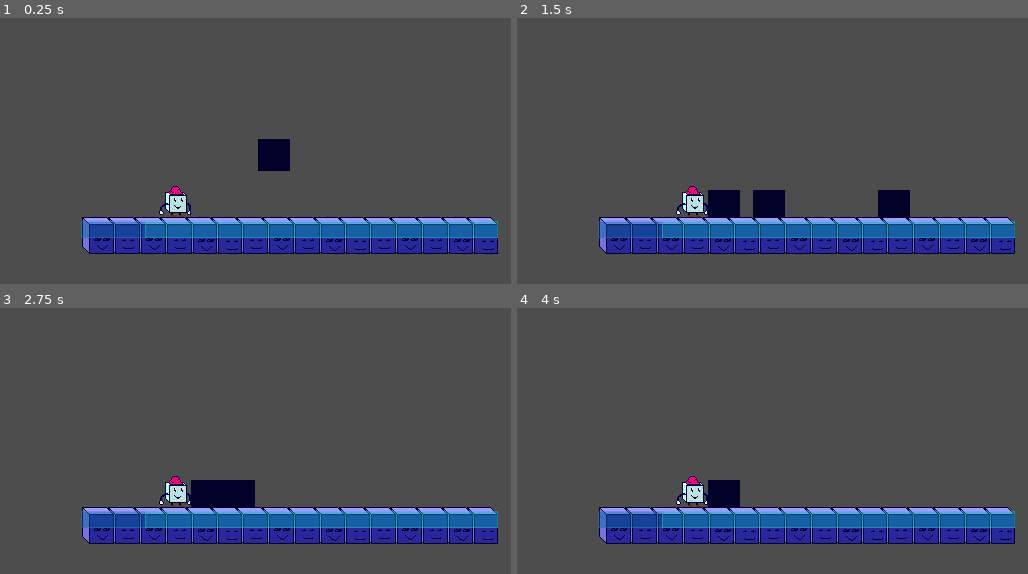
Above: before the commit, frames 1-4 (two rows, left to right).
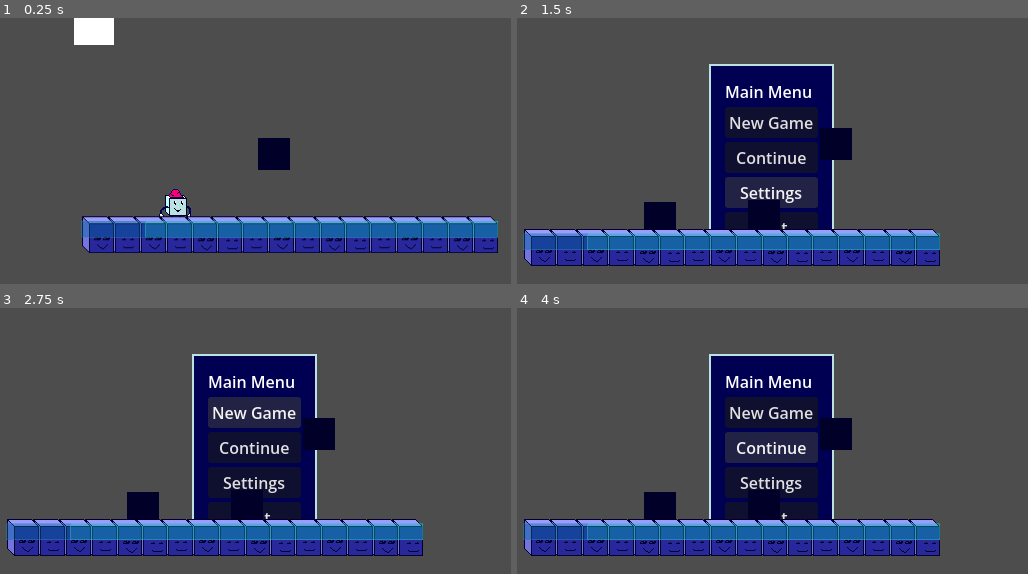
Above: after the commit, the same moments.

Repository: Doomn00b/Kewb
Game: Godot game, scene res://scenes/main.tscn
Same seed, same stepped clock (60 frames per second), same inputs: the game is played once before the commit and once after it. Before the commit the project starts from res://scenes/KewbTest1.tscn. The engine's default icon, where the game draws it, is replaced by a stand-in: a white triangle on a blue panel in a dark square.
Inputs (mouse positions are in pixels of both pictures, inside the frame that each line leads up to):
- Up to frame 1 (0.25 s): no input
- Up to frame 2 (1.5 s): tap Enter (ui_accept) at 0.5, 0.6 s; move the mouse to (884, 148) at 0.52 s; hold Right (move_forward) 0.53-1.25 s; tap Space (jump) at 0.77 s; click (772, 193) at 1.25 s, where only the run after the commit has a clickable "Settings"
- Up to frame 3 (2.75 s): click (255, 411) at 2 s, where only the run after the commit has a clickable "New Game"
- Up to frame 4 (4 s): click (772, 411) at 2.75 s, where only the run after the commit has a clickable "New Game"; click (772, 446) at 3.5 s, where only the run after the commit has a clickable "Continue"

The runs differ from the first frame. In frame 1, 4.1% of the frame differs, in the area x 14-98%, y 0-89%; in frame 2, 31%, in the area x 1-98%, y 17-94%; in frame 3, 30%; in frame 4, 31%.
Error before the commit: Parse Error: Identifier "GM" not declared in the current scope. (res://GameManager.gd:22)

Commit message:
CODE: Made scripts for managing GUI and levels. Then scenes with a Main Menu and some splash-screens.

Diff:
--- /dev/null
+++ b/GUI/GUI.tscn
@@ -0,0 +1,14 @@
+[gd_scene format=3 uid="uid://dsjr2e3n05mnb"]
+
+[ext_resource type="PackedScene" uid="uid://d3rrxxne0sxya" path="res://GUI/SplashScreenManager.tscn" id="1_fve4e"]
+
+[node name="GUI" type="Control" unique_id=2074600678]
+layout_mode = 3
+anchors_preset = 15
+anchor_right = 1.0
+anchor_bottom = 1.0
+grow_horizontal = 2
+grow_vertical = 2
+
+[node name="SplashScreenManager" parent="." unique_id=1907148508 instance=ExtResource("1_fve4e")]
+layout_mode = 1
--- /dev/null
+++ b/GUI/MainMenuResources/kewb_menu_theme.tres
@@ -0,0 +1,7 @@
+[gd_resource type="Theme" format=3 uid="uid://pt8vsbdh07pr"]
+
+[ext_resource type="StyleBox" uid="uid://dxagntwhdun8x" path="res://GUI/MainMenuResources/kewb_mm_style_box_flat.tres" id="1_b0lrq"]
+
+[resource]
+Button/styles/normal = null
+PanelContainer/styles/panel = ExtResource("1_b0lrq")
--- /dev/null
+++ b/GUI/MainMenuResources/kewb_mm_style_box_flat.tres
@@ -0,0 +1,14 @@
+[gd_resource type="StyleBoxFlat" format=3 uid="uid://dxagntwhdun8x"]
+
+[resource]
+content_margin_left = 16.0
+content_margin_top = 16.0
+content_margin_right = 16.0
+content_margin_bottom = 16.0
+bg_color = Color(0, 0, 0.3254902, 1)
+border_width_left = 2
+border_width_top = 2
+border_width_right = 2
+border_width_bottom = 2
+border_color = Color(0.73333335, 0.88235295, 0.88235295, 1)
+anti_aliasing = false
--- a/GUI/SplashScreenManager.gd
+++ b/GUI/SplashScreenManager.gd
@@ -1,14 +1,55 @@
-extends Node
+#This script manages the various splash-screens that the game has.
+class_name SplashScreenManager
+extends Control
+
+@export var load_scene : PackedScene
+@export var in_time : float = 0.5
+@export var fade_in_time : float = 1.5
+@export var pause_time : float = 1.5
+@export var fade_out_time : float = 1.5
+@export var out_time : float = 0.5
+@export var splash_screen_container : Node
+
+var splash_screens : Array
+static var instance : SplashScreenManager
+#Called when the node enters the scene tree for the first time.
+func _init() -> void:
+	instance = self
+
+func _ready() -> void:
+	get_screens()
+	fade()
 
 
-# Called when the node enters the scene tree for the first time.
-func _ready() -> void:
-	pass # Replace with function body.
+#This function goes through the texture-rects of the Splash-Screen-container,
+#thereby letting us set properties of the screens. (such as making them invisible)
+func get_screens() -> void:
+	splash_screens = splash_screen_container.get_children()
+	for screen in splash_screens: #For everything called screen in the container...
+		screen.modulate.a = 0.0 #Set the screens as completely transparent.
+
+#This is for fading in and out our Splash-screens.
+func fade() -> void:
+	for screen in splash_screens:
+		var tween = self.create_tween()
+		tween.tween_interval(in_time)
+		tween.tween_property(screen, "modulate:a", 1.0, fade_in_time)
+		tween.tween_interval(pause_time)
+		tween.tween_property(screen, "modulate:a", 0.0, fade_out_time)
+		tween.tween_interval(out_time)
+		await tween.finished
+	#When all screens are tweened and done, we change to our new scene.
+	#GameManager.instance.change_gui_scene("res://GUI/main_menu.tscn")
+	#GameManager.instance.change_level2D(load_scene)
+	#get_tree().change_scene_to_packed(load_scene)
 
 
 # Called every frame. 'delta' is the elapsed time since the previous frame.
-func _process(delta: float) -> void:
-	pass
+#func _process(delta: float) -> void:
+	#pass
 
+#This function lets the player skip splash-screens
 func _unhandled_input(event: InputEvent) -> void:
-	if event
+	if event.is_pressed(): #If any key is pressed...
+		#get_tree().change_scene_to_packed(load_scene) #...we change to our new scene instead.
+		GameManager.instance.change_gui_scene("res://GUI/main_menu.tscn") #We summon the GameManager's current instance, and run the change-gui function.
--- /dev/null
+++ b/GUI/SplashScreenManager.tscn
@@ -0,0 +1,35 @@
+[gd_scene format=3 uid="uid://d3rrxxne0sxya"]
+
+[ext_resource type="Script" uid="uid://cwd14gsquftyp" path="res://GUI/SplashScreenManager.gd" id="1_ddgav"]
+[ext_resource type="Texture2D" uid="uid://d4bak5ux4dto8" path="res://icon.svg" id="1_l8vrt"]
+[ext_resource type="Texture2D" uid="uid://vevcejhedk20" path="res://characters/Enemies/Test-enemy.png" id="2_n4pxi"]
+
+[node name="SplashScreenManager" type="Control" unique_id=1907148508]
+layout_mode = 3
+anchors_preset = 15
+anchor_right = 1.0
+anchor_bottom = 1.0
+grow_horizontal = 2
+grow_vertical = 2
+script = ExtResource("1_ddgav")
+
+[node name="ColorRect" type="ColorRect" parent="." unique_id=510771792]
+layout_mode = 0
+offset_right = 40.0
+offset_bottom = 40.0
+
+[node name="SplashScreenContainer" type="CenterContainer" parent="." unique_id=382366903]
+layout_mode = 0
+offset_right = 512.0
+offset_bottom = 288.0
+
+[node name="Screen1" type="TextureRect" parent="SplashScreenContainer" unique_id=2141059519]
+layout_mode = 2
+texture = ExtResource("1_l8vrt")
+
+[node name="Screen2" type="TextureRect" parent="SplashScreenContainer" unique_id=1294809757]
+layout_mode = 2
+texture = ExtResource("2_n4pxi")
+
+[node name="Screen3" type="TextureRect" parent="SplashScreenContainer" unique_id=7338426]
+layout_mode = 2
--- /dev/null
+++ b/GUI/main_menu.tscn
@@ -0,0 +1,35 @@
+[gd_scene format=3 uid="uid://bshbqbc6jx1xm"]
+
+[ext_resource type="Theme" uid="uid://pt8vsbdh07pr" path="res://GUI/MainMenuResources/kewb_menu_theme.tres" id="1_kf0uv"]
+
+[node name="CenterContainer" type="CenterContainer" unique_id=1758113947]
+offset_right = 512.0
+offset_bottom = 288.0
+
+[node name="PanelContainer" type="PanelContainer" parent="." unique_id=1115769516]
+layout_mode = 2
+theme = ExtResource("1_kf0uv")
+
+[node name="VBoxContainer" type="VBoxContainer" parent="PanelContainer" unique_id=547291516]
+layout_mode = 2
+
+[node name="MainMenuLabel" type="Label" parent="PanelContainer/VBoxContainer" unique_id=1501998747]
+layout_mode = 2
+text = "Main Menu"
+
+[node name="NewGameButton" type="Button" parent="PanelContainer/VBoxContainer" unique_id=164352739]
+layout_mode = 2
+theme = ExtResource("1_kf0uv")
+text = "New Game"
+
+[node name="ContinueButton" type="Button" parent="PanelContainer/VBoxContainer" unique_id=1561273899]
+layout_mode = 2
+text = "Continue"
+
+[node name="SettingsButton" type="Button" parent="PanelContainer/VBoxContainer" unique_id=1090631786]
+layout_mode = 2
+text = "Settings"
+
+[node name="QuitButton" type="Button" parent="PanelContainer/VBoxContainer" unique_id=1216471140]
+layout_mode = 2
+text = "Quit"
--- a/GameManager.gd
+++ b/GameManager.gd
@@ -13,13 +13,18 @@
 #var score: int = 0 #We have a variable for score, which of course starts at zero.
 var is_game_over : bool = false #Boolean that controls if the game is over or not.
 
+static var instance : GameManager
+
+func _init() -> void:
+	instance = self
 
 func _ready() -> void:
-	Global.GM = self
+	current_gui = SplashScreenManager.instance
+	current_level2d = level_2D
 
 # Called every frame. 'delta' is the elapsed time since the previous frame.
 func _process(_delta: float) -> void:
-	if Input.is_action_just_pressed("ui_accept") and GM.is_game_over:
+	if Input.is_action_just_pressed("ui_accept") and is_game_over:# and GM.is_game_over:
 		print_debug("enter has been pressed")
 		#Reload the scene.
 		get_tree().reload_current_scene() #We get the whole tree, everything in every scene.
@@ -27,7 +32,7 @@
 		reset_values() #And reset the values too.
 
 func change_level2D(new_level: String, delete: bool = true,
-keep_running: bool = false ) -> void:
+	keep_running: bool = false ) -> void:
 	if current_level2d != null:
 		if delete:
 			current_level2d.queue_free() #Removes a node entirely.
@@ -42,7 +47,7 @@
 
 #This function manages GUI-scenes/prefabs
 func change_gui_scene(new_guiscene: String, delete: bool = true,
-keep_running: bool = false) -> void:
+	keep_running: bool = false) -> void:
 	if current_gui != null:
 		if delete:
 			current_gui.queue_free() #Removes a node entirely.
@@ -58,4 +63,4 @@
 func reset_values(): #Because you died, but you're restarting...
 	#score = 0
 	is_game_over = false
-	print_debug("Turned off movement.")
+	print_debug("Restarting game.")
--- a/characters/Player/player.gd
+++ b/characters/Player/player.gd
@@ -1,5 +1,5 @@
 #BEST PRACTICES:
-#Get input in _process and save results to member variables.
+#Get input from 1. _input, and 2. _process_physics & save results to member variables.
 #→Detects input every frame for smooth controls.
 
 
@@ -177,7 +177,7 @@
 		if health <= 0: #If you run out of health, or if it goes negative, then...
 			self.queue_free() #...destroy the Player by removing from memory.
 			print_debug("Player died.")
-			GM.is_game_over = true
+			GameManager.instance.is_game_over = true #Error if not run from Main, expected
 
 
 #Code to flip the character when walking.
--- a/project.godot
+++ b/project.godot
@@ -15,13 +15,9 @@
 [application]
 
 config/name="Kewb"
-run/main_scene="uid://catv4gbu1rp2n"
+run/main_scene="uid://q0bh23avpg8e"
 config/features=PackedStringArray("4.6", "Mobile")
 config/icon="res://icon.svg"
-
-[autoload]
-
-Global="*uid://cvbbcswv1dnpe"
 
 [display]
 
--- /dev/null
+++ b/scenes/main.tscn
@@ -0,0 +1,22 @@
+[gd_scene format=3 uid="uid://q0bh23avpg8e"]
+
+[ext_resource type="Script" uid="uid://b05hv42pd7wly" path="res://GameManager.gd" id="1_sugp2"]
+[ext_resource type="PackedScene" uid="uid://catv4gbu1rp2n" path="res://scenes/KewbTest1.tscn" id="2_jyhfs"]
+[ext_resource type="PackedScene" uid="uid://dsjr2e3n05mnb" path="res://GUI/GUI.tscn" id="3_tbgi4"]
+
+[node name="Main" type="Node2D" unique_id=518110699]
+
+[node name="GameManager" type="Node" parent="." unique_id=1162974979 node_paths=PackedStringArray("level_2D", "gui")]
+script = ExtResource("1_sugp2")
+level_2D = NodePath("../Level2D")
+gui = NodePath("../GUI")
+
+[node name="Level2D" parent="." unique_id=2143603366 instance=ExtResource("2_jyhfs")]
+
+[node name="GUI" parent="." unique_id=2074600678 instance=ExtResource("3_tbgi4")]
+
+[node name="SplashScreenManager" parent="GUI" index="0" unique_id=1907148508 node_paths=PackedStringArray("splash_screen_container")]
+splash_screen_container = NodePath("SplashScreenContainer")
+
+[editable path="GUI"]
+[editable path="GUI/SplashScreenManager"]
